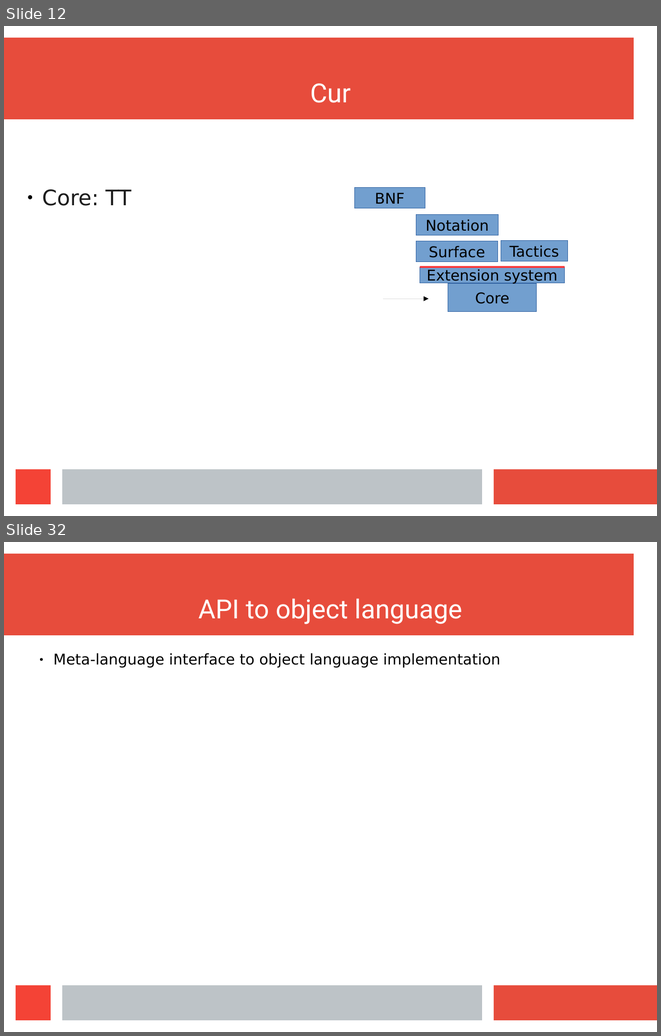
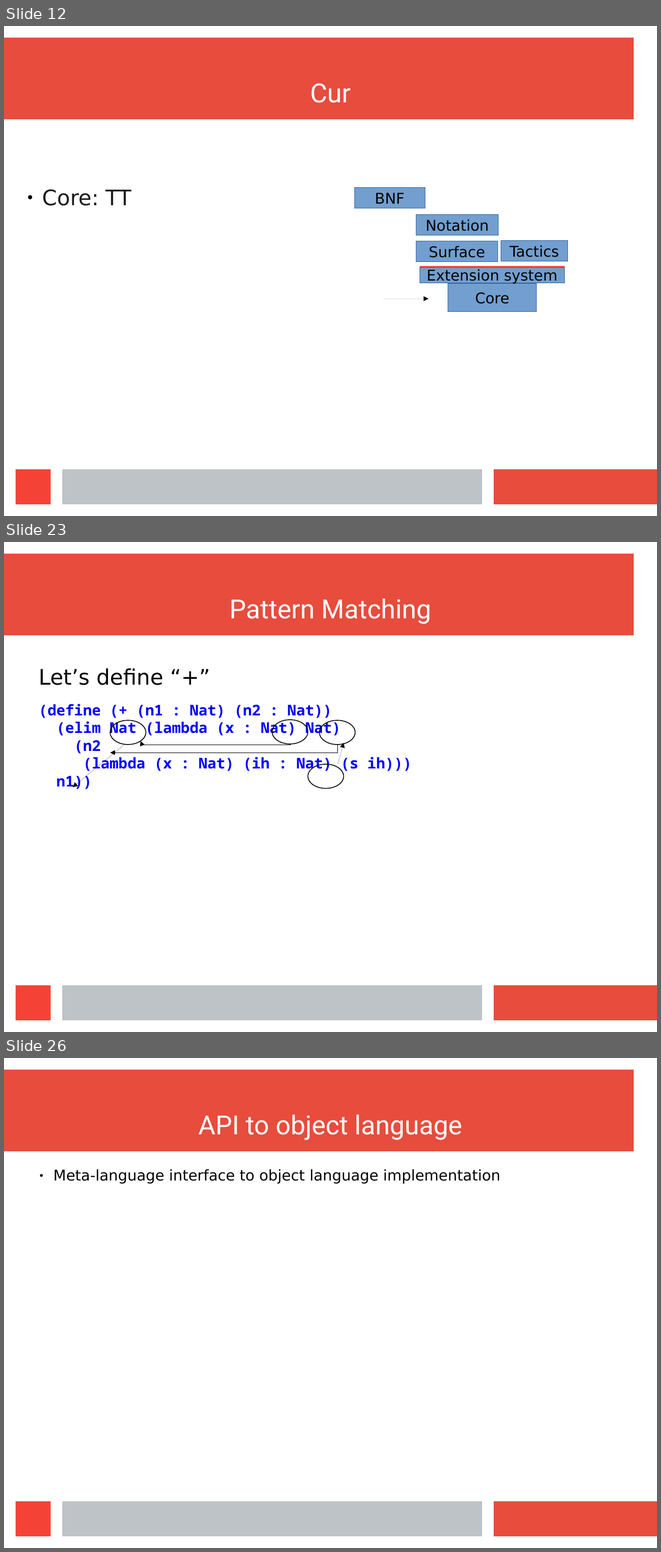
Before and after one commit to wilbowma/cur, a slide deck: hope-2016/slides.odp. Shown one above the other, each under a label of ours: slides 12 and 32 before the commit, slides 12, 23 and 26 after it; the slides between them are not shown. The pictures are 661x1036 and 661x1552 pixels, drawn with LibreOffice and Linux fonts; fonts in the diff are those of the drawing. Boxes give left, top, right and bottom in pixels: in the first picture for what was removed or moved away, otherwise in the second. Text is boxed around its words. In the diff, an @@ line names an element or a change of style, - is before the commit and + after.

```diff
--- a/hope-2016/slides.odp
+++ b/hope-2016/slides.odp
@@ slide 23 added at box(4, 542, 657, 1032), background #FFFFFF; not listed: 4 template elements that a slide beside it also shows @@
@@ title added at box(229, 598, 431, 624), 32 pt, text #FFFFFF @@
+Pattern Matching
@@ text added at box(38, 668, 163, 685), 26 pt, text #000000 @@
+Let’s define “+”
@@ text added at box(38, 704, 412, 789), 18 pt, text #0000FF, bold @@
+(define (+ (n1 : Nat) (n2 : Nat))
+(elim Nat (lambda (x : Nat) Nat)
+(n2
+(lambda (x : Nat) (ih : Nat) (s ih)))
+n1))
@@ ellipse added at box(110, 721, 146, 744), outline #000000 0.99 pt @@
@@ ellipse added at box(272, 720, 308, 744), outline #000000 0.99 pt @@
@@ ellipse added at box(319, 721, 355, 744), outline #000000 0.99 pt @@
@@ arrow added from (124, 744) to (73, 787), #000000 0 pt @@
@@ elbow arrow added from (337, 744) to (110, 752), #000000 0 pt @@
@@ elbow arrow added from (290, 744) to (141, 741), #000000 0 pt @@
@@ arrow added from (338, 764) to (344, 743), #000000 0 pt @@
@@ ellipse added at box(308, 764, 344, 788), outline #000000 0.99 pt @@
@@ what was slide 32 is now slide 26 @@
```
Also in this commit, not shown: 8 slides changed, 6 other slides added, 14 slides removed.
